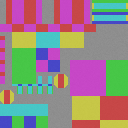
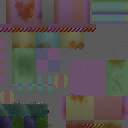
Revision of a layered 128x128 image; what changed, layer by layer:
"Zones": opacity 50% → 10%, painted on it over (0, 0, 128, 128)
added layer "LightMapL2" (multiply, 23%) above "LightMapL1" over (6, 0, 128, 120)
added layer "LightMapL1" (multiply, 50%) above "Shadows" over (0, 0, 122, 128)
added layer "Shadows" above "Dirt copy" over (0, 104, 48, 128)
added layer "Dirt copy" above "Rust" over (0, 0, 128, 128)
added layer "Rust" above "Dirt" over (14, 1, 113, 128)
added layer "Dirt" above "BaseNoise" over (0, 0, 128, 128)
added layer "Signs" above "BaseCol" over (0, 26, 106, 128)
painted on "BaseCol" over (0, 0, 128, 128)
